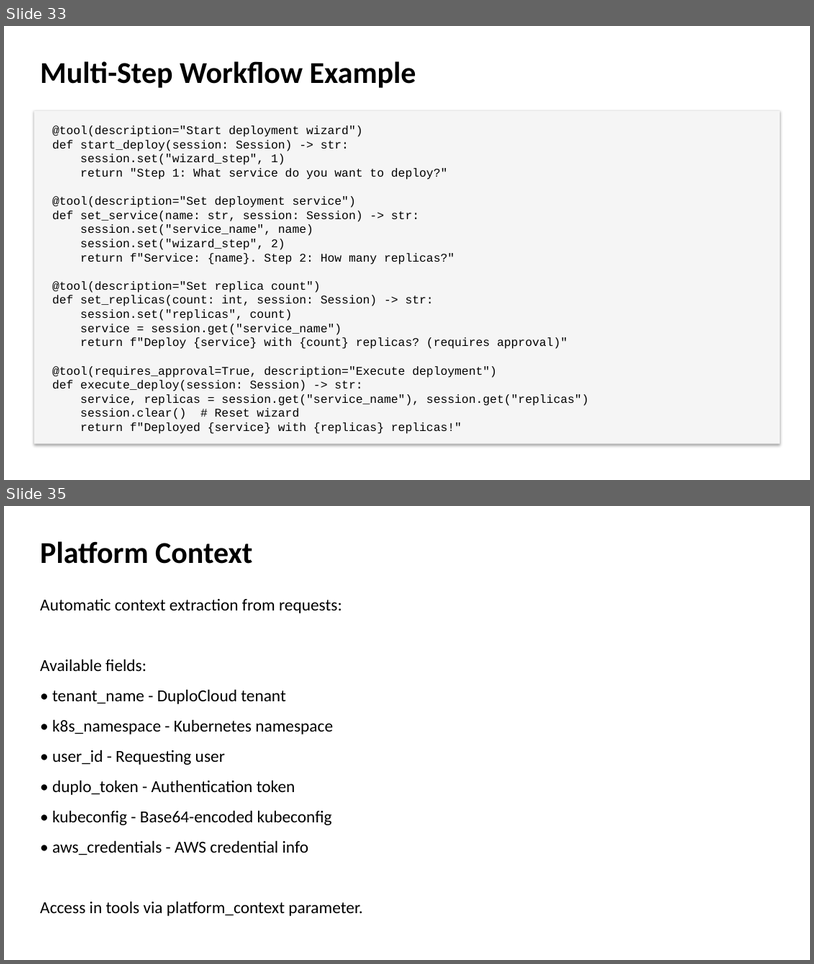
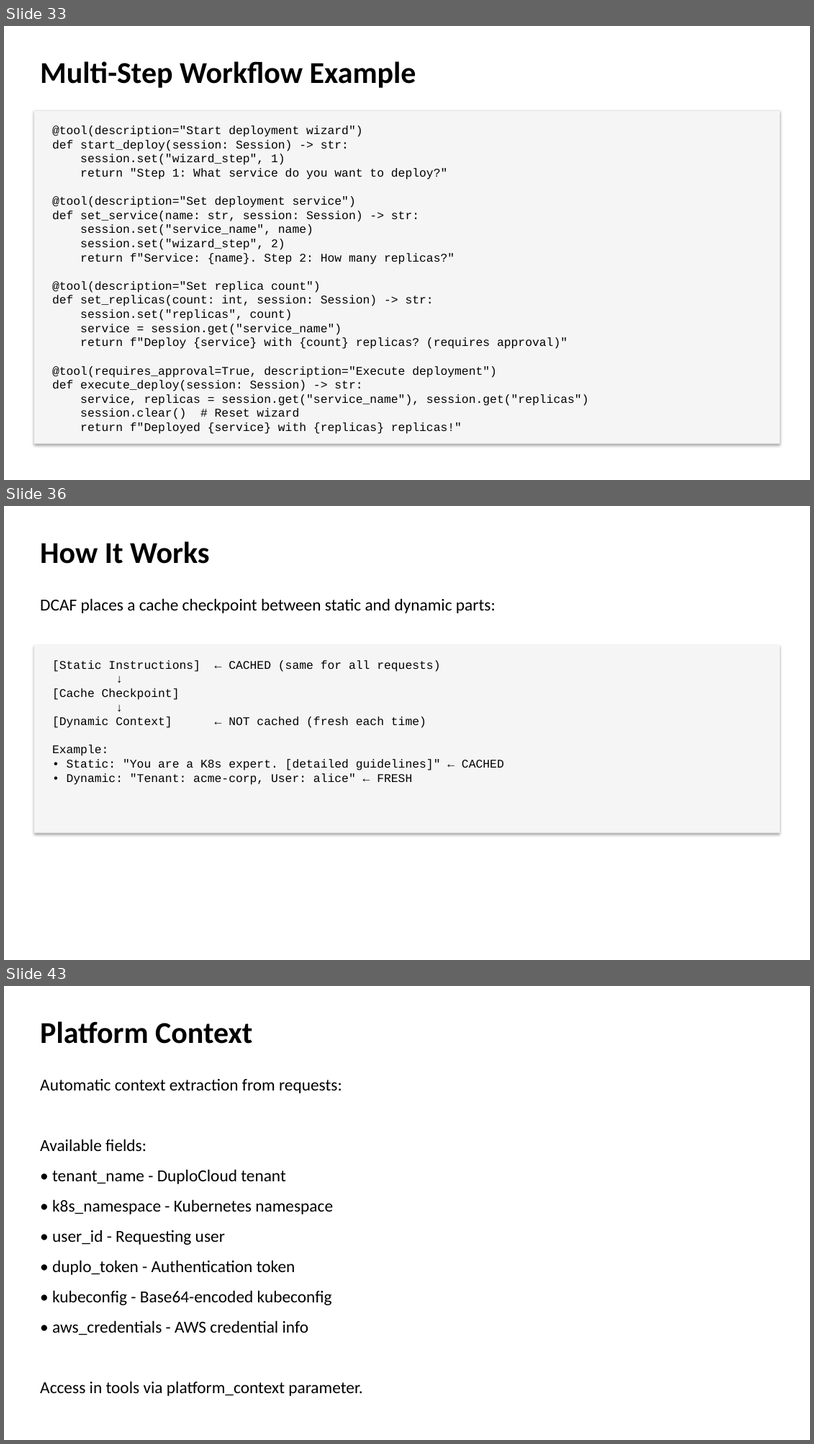
Before and after one commit to duplocloud/dcaf, a slide deck: docs/presentations/dcaf-core-presentation.pptx. Shown one above the other, each under a label of ours: slides 33 and 35 before the commit, slides 33, 36 and 43 after it; the slides between them are not shown. The pictures are 814x964 and 814x1444 pixels, drawn with LibreOffice and Linux fonts; fonts in the diff are those of the drawing. Boxes give left, top, right and bottom in pixels: in the first picture for what was removed or moved away, otherwise in the second. Text is boxed around its words. In the diff, an @@ line names an element or a change of style, - is before the commit and + after.

```diff
--- a/docs/presentations/dcaf-core-presentation.pptx
+++ b/docs/presentations/dcaf-core-presentation.pptx
@@ slide 36 added at [4, 506, 810, 960], background #FFFFFF @@
@@ text added at [40, 541, 209, 564], 36 pt, text #000000, bold @@
+How It Works
@@ text added at [40, 598, 496, 613], 20 pt, text #000000 @@
+DCAF places a cache checkpoint between static and dynamic parts:
@@ rectangle added at [34, 645, 780, 833], fill #F5F5F5 @@
@@ text added at [52, 660, 504, 785], 14 pt, text #000000 @@
+[Static Instructions] ← CACHED (same for all requests)
+↓
+[Cache Checkpoint]
+↓
+[Dynamic Context] ← NOT cached (fresh each time)
+Example:
+• Static: "You are a K8s expert. [detailed guidelines]" ← CACHED
+• Dynamic: "Tenant: acme-corp, User: alice" ← FRESH
@@ what was slide 35 is now slide 43 @@
```
Also in this commit, not shown: 1 slide changed, 7 other slides added, 12 other files.
